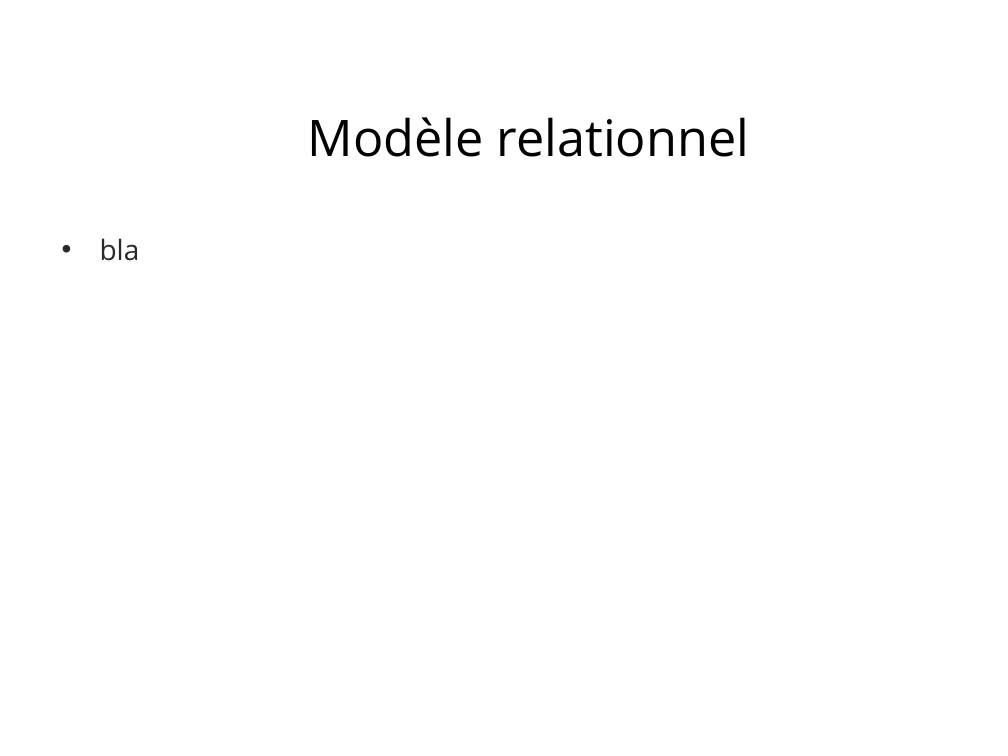
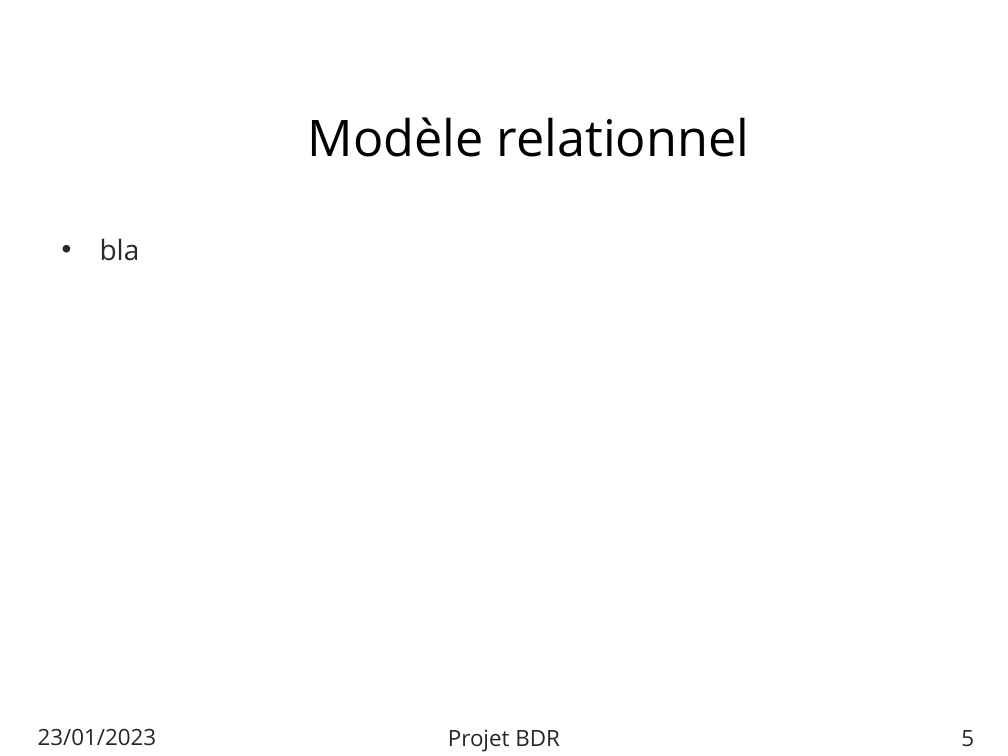
Before and after one commit to DrC0okie/HEIG_BDR_JustBrewIt, a slide deck: slide 5 of docs/template.pptx. Drawn at 1008x756 pixels with LibreOffice and Linux fonts; fonts in the diff are those of the drawing; background and template pictures are left out. Boxes give left, top, right and bottom in pixels: in the first picture for what was removed or moved away, otherwise in the second. Text is boxed around its words. In the diff, an @@ line names an element or a change of style, - is before the commit and + after.

Commit message:
small changes

```diff
--- a/docs/template.pptx
+++ b/docs/template.pptx
@@ text added at [38, 728, 156, 746], 16 pt, text #262626 @@
+23/01/2023
@@ text added at [448, 729, 560, 752], 16 pt, text #262626 @@
+Projet BDR
@@ page number added at [961, 730, 974, 747], 16 pt, text #262626 @@
+5
```
Also in this commit, not shown: 7 other slides changed.
